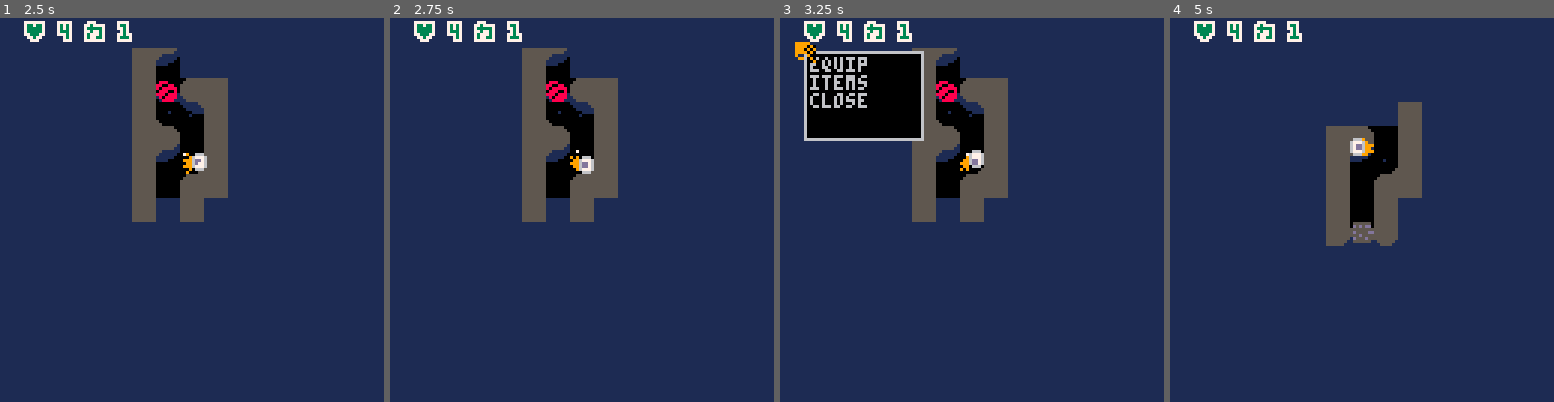
Above: before the commit, frames 1-4 (left to right).
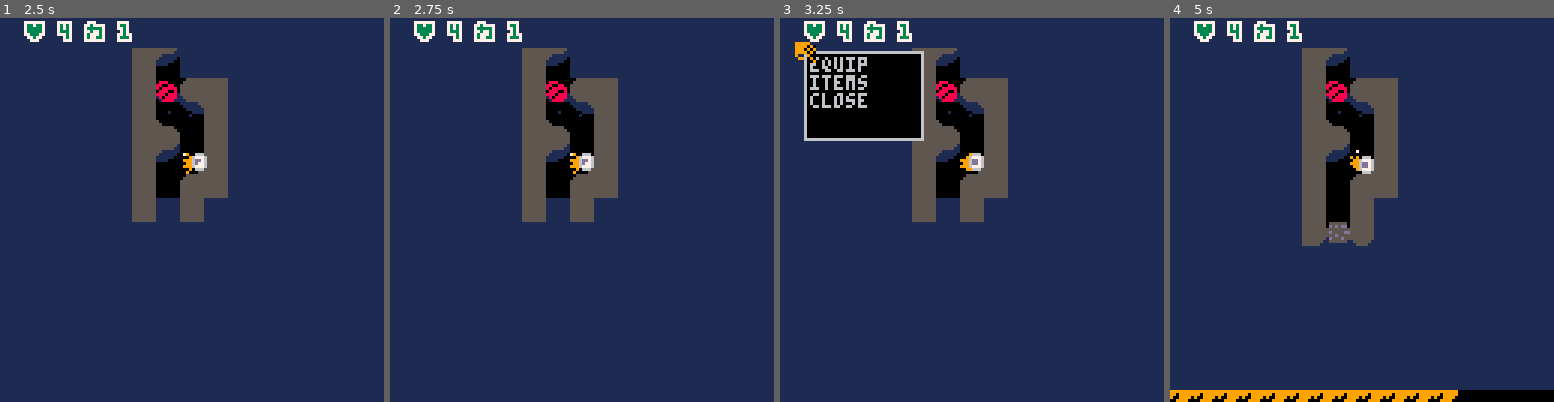
Above: after the commit, the same moments.

Repository: chebastian/picoabyss
Game: PICO-8 cartridge rouge.p8
The game is run twice, just before and just after one commit, with the same random seed, the same clock (stepped at 60 frames per second) and the same inputs.
Inputs:
- Up to frame 1 (2.5 s): tap X (X key) at 0.33, 1.07, 1.85 s; tap O (Z key) at 0.7, 1.7, 2.1 s; hold Right 1.6-2.1 s; hold Up 2.15-2.42 s; hold Right from 2.47 s (still down)
- Up to frame 2 (2.75 s): keep holding Right; tap O (Z key) at 2.5 s
- Up to frame 3 (3.25 s): tap O (Z key) at 2.9 s; tap X (X key) at 2.97 s; release Right at 3.03 s; hold Left from 3.08 s (still down)
- Up to frame 4 (5 s): tap O (Z key) every 0.4 s from 3.3 to 4.9 s; release Left at 3.58 s; hold Down 3.63-3.97 s; hold Right 4.02-4.68 s; tap X (X key) at 4.08 s; hold Up from 4.73 s (still down)

Frame 1 is identical in both runs. In frame 2, 0.2% of the frame differs, in the area x 46-54%, y 34-41%; in frame 3, 0.1%; in frame 4, 15%, in the area x 0-100%, y 7-100%.

Commit message:
re add squids

Diff:
--- a/gen.lua
+++ b/gen.lua
@@ -581,7 +581,12 @@
 
 function gen_mobs(x, y, sig, r)
   if r <= _gensqid.r then
-    add_mob(_mobmine, p(x, y))
+    local type = rnd(1000)
+    if type < 300 then
+      add_mob(_mobsqid, p(x, y))
+    else
+      add_mob(_mobmine, p(x, y))
+    end
     return true
   elseif r <= _gensnek.r then
     add_mob(_gensnek.id, p(x, y))
